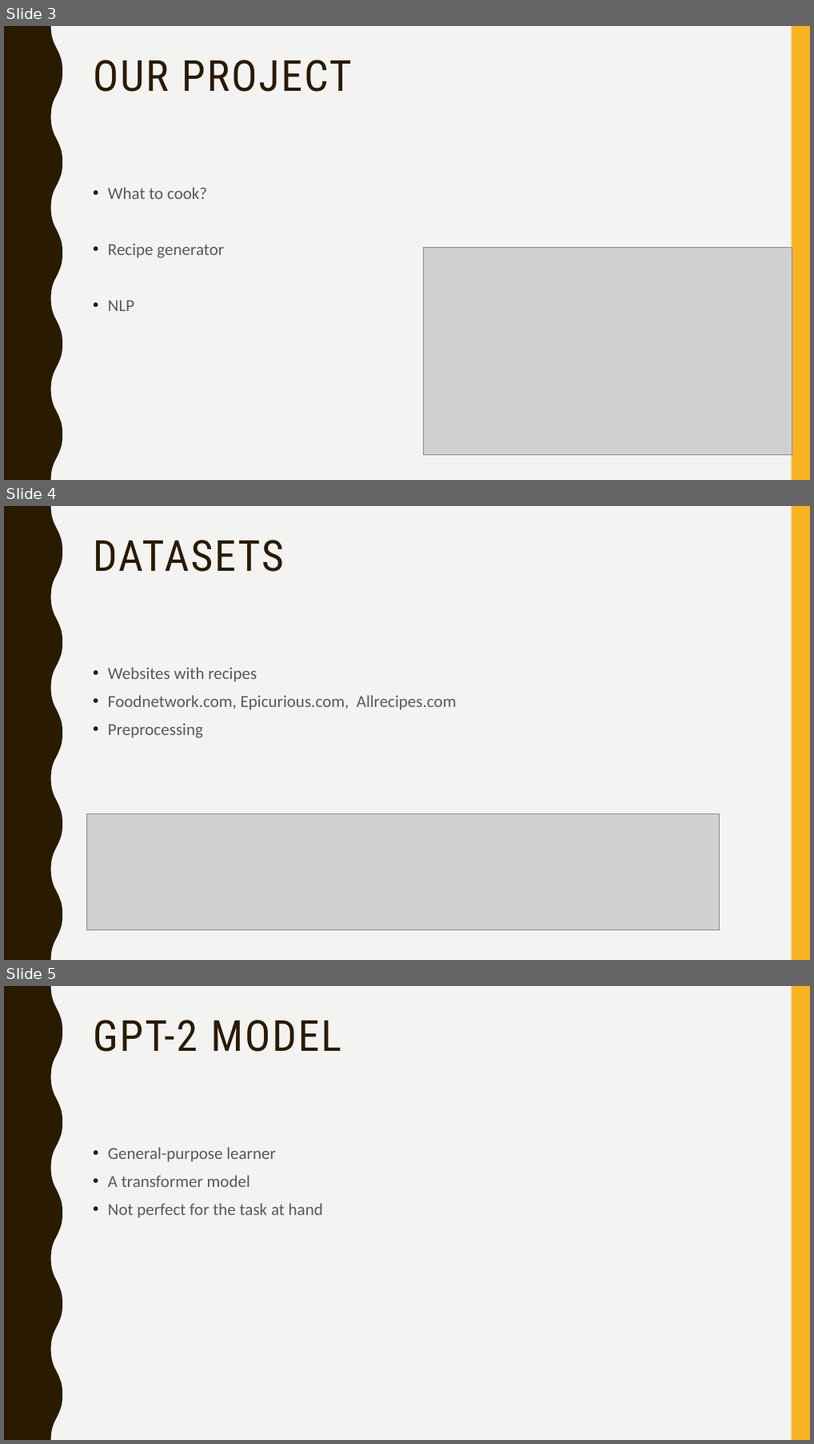
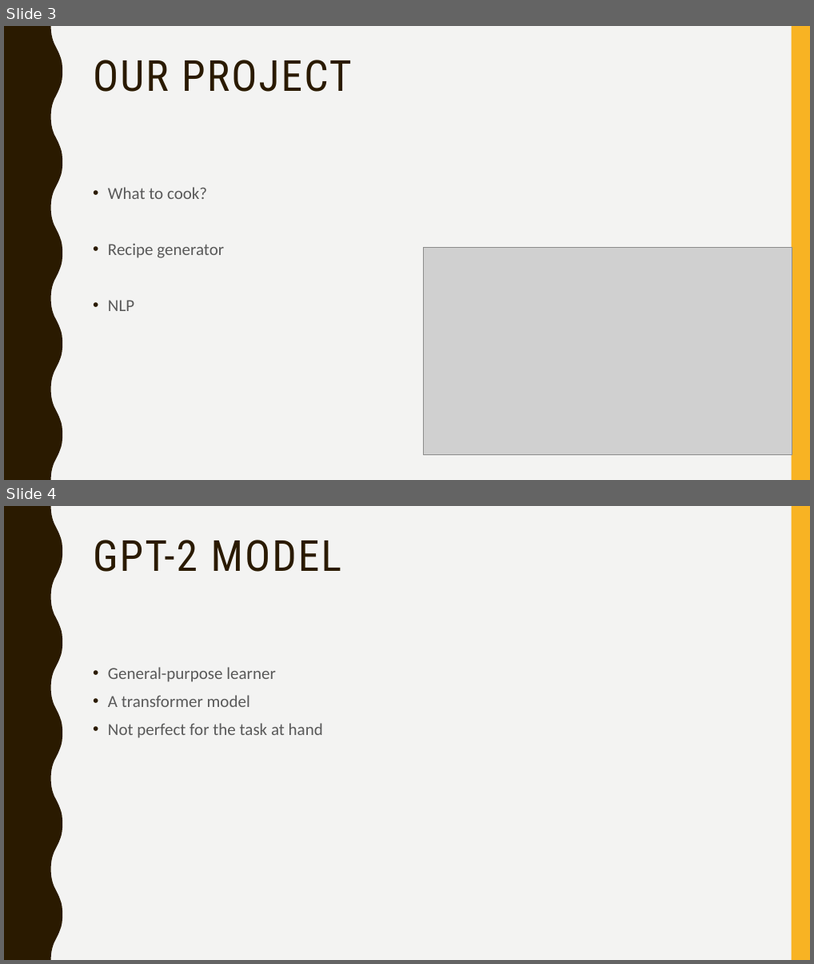
Before and after one commit to timholthuijsen/NLPChef, a slide deck: NLPCHEF.pptx. Shown one above the other, each under a label of ours: slides 3, 4 and 5 before the commit, slides 3 and 4 after it. The pictures are 814x1444 and 814x964 pixels, drawn with LibreOffice and Linux fonts; fonts in the diff are those of the drawing; grey boxes stand for pictures. Boxes give left, top, right and bottom in pixels: in the first picture for what was removed or moved away, otherwise in the second. Text is boxed around its words. In the diff, an @@ line names an element or a change of style, - is before the commit and + after.

```diff
--- a/NLPCHEF.pptx
+++ b/NLPCHEF.pptx
@@ slide 4 removed at box(4, 506, 810, 960), background #F3F3F2; not listed: 2 template elements that a slide beside it also shows @@
@@ title removed at box(93, 540, 284, 572) @@
-DATASETS
@@ text removed at box(108, 667, 457, 738) @@
-• Websites with recipes
-• Foodnetwork.com, Epicurious.com, Allrecipes.com
-• Preprocessing
@@ picture removed at box(87, 814, 720, 929) @@
@@ what was slide 5 is now slide 4 @@
```
Also in this commit, not shown: 1 slide changed, 3 slides added, 1 other slide removed.
